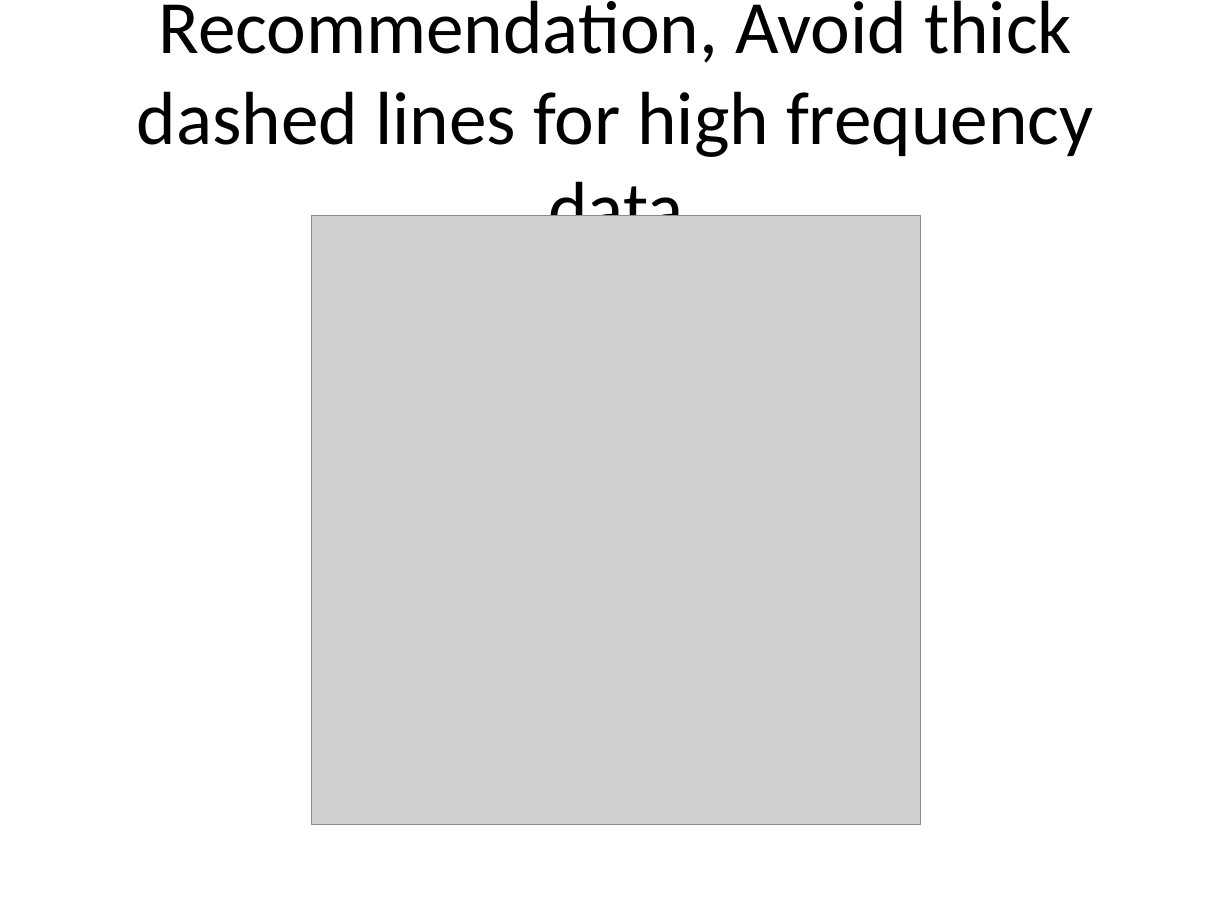
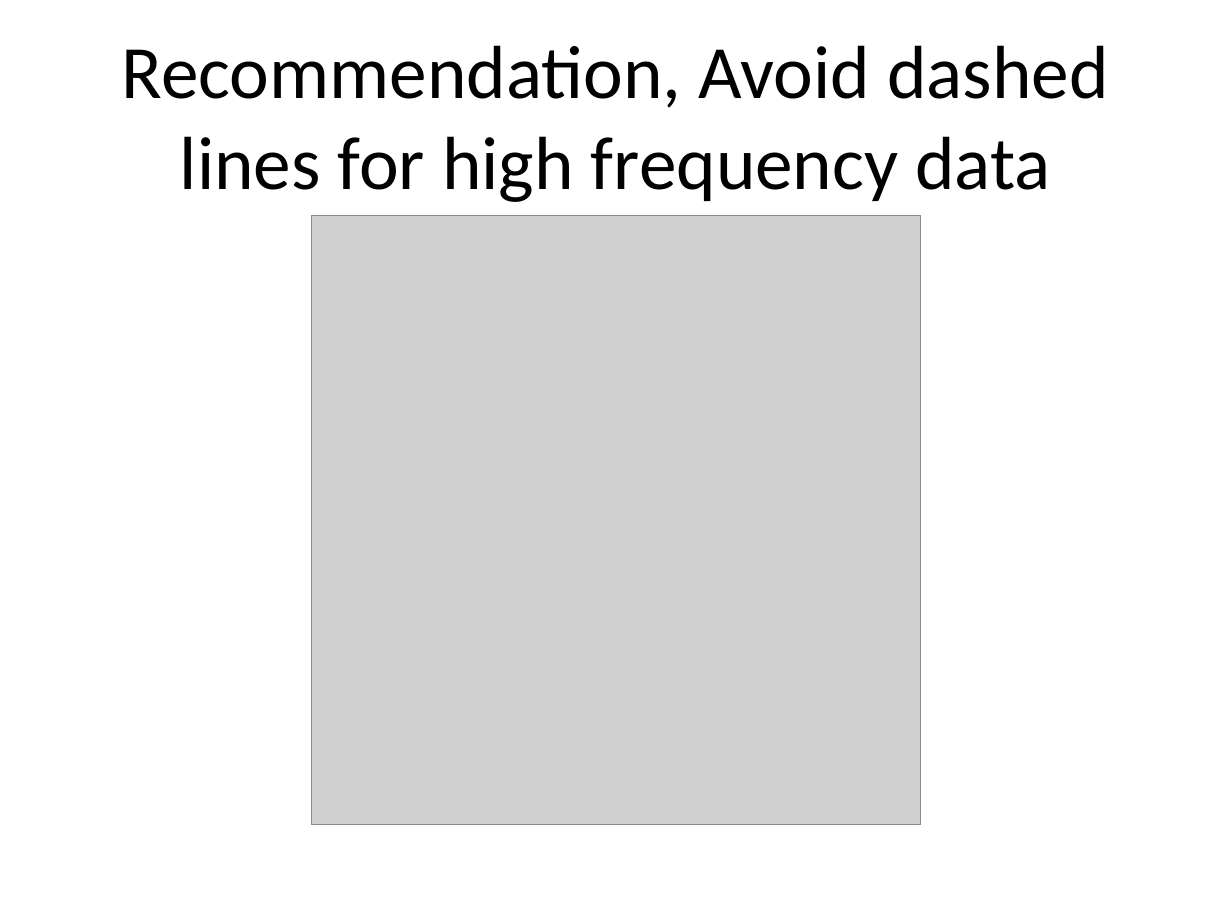
Before and after one commit to pmean/data-visualization, a slide deck: slide 2 of data-viz-03/component/recommendations-linegraphs.pptx (slide 3 before the commit). Drawn at 1232x924 pixels with LibreOffice and Linux fonts; fonts in the diff are those of the drawing; grey boxes stand for pictures. Boxes give left, top, right and bottom in pixels: in the first picture for what was removed or moved away, otherwise in the second. Text is boxed around its words. In the diff, an @@ line names an element or a change of style, - is before the commit and + after.

Commit message:
More work on recommendations.Rmd in data-viz-03

```diff
--- a/data-viz-03/component/recommendations-linegraphs.pptx
+++ b/data-viz-03/component/recommendations-linegraphs.pptx
@@ title at (x1=122, y1=45, x2=1108, y2=202): text changed @@
-Recommendation, Avoid thick dashed lines for high frequency data
+Recommendation, Avoid dashed lines for high frequency data
```
Also in this commit, not shown: 3 other slides changed, 3 slides added, 8 slides removed, 1 other file.
